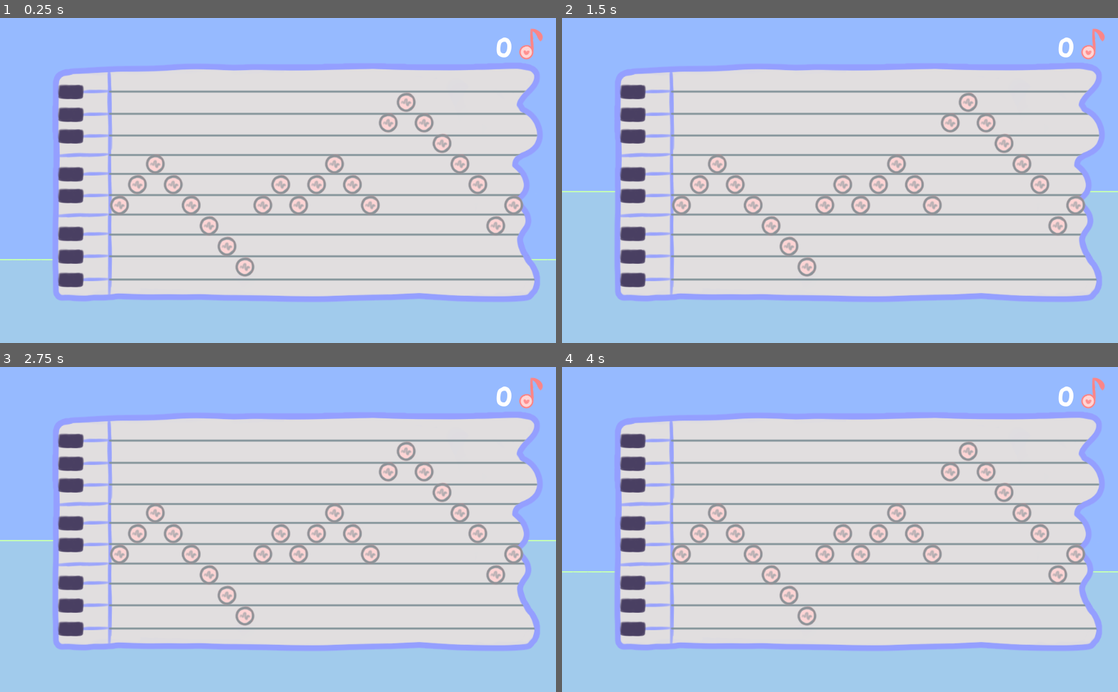
Above: before the commit, frames 1-4 (two rows, left to right).
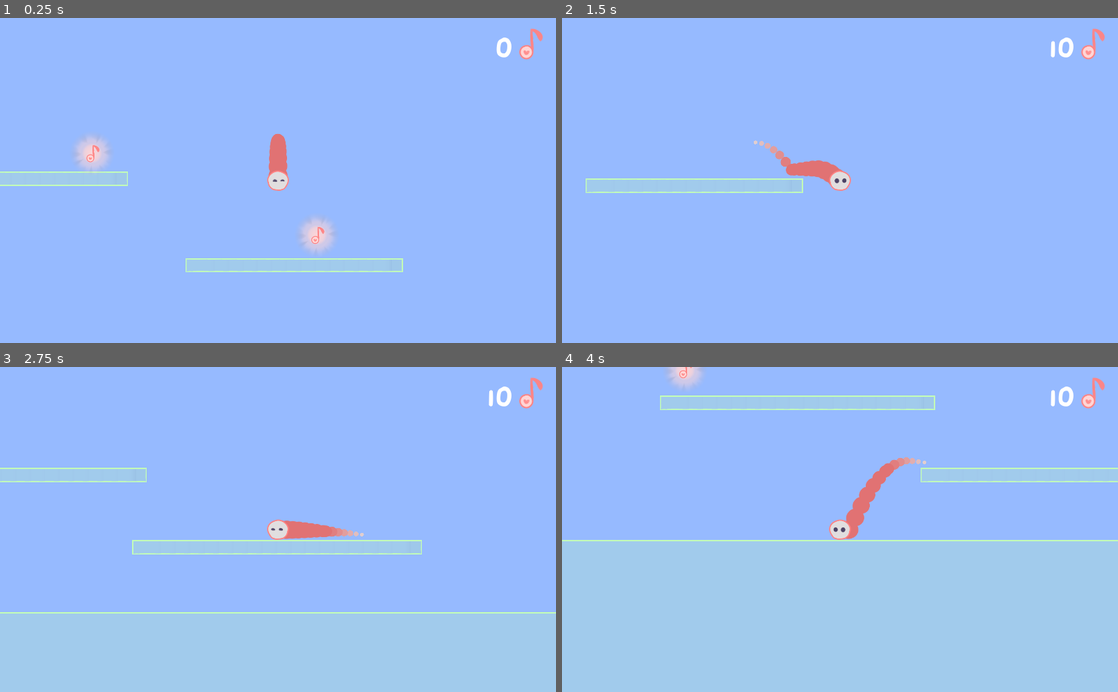
Above: after the commit, the same moments.

Repository: bucketfish/second-interval
Game: Godot game, scene res://base.tscn
Two runs of this game, one before a commit and one after it. Both use one fixed random seed, a clock stepped at 60 frames per second and the inputs below.
Inputs:
- Up to frame 1 (0.25 s): no input
- Up to frame 2 (1.5 s): hold Right (right) from 0.53 s (still down); tap Up (jump) at 0.77 s
- Up to frame 3 (2.75 s): tap Up (jump) at 1.52 s; release Right (right) at 2.03 s; hold Left (left) from 2.03 s (still down)
- Up to frame 4 (4 s): keep holding Left (left); tap Up (jump) at 3.02, 3.77 s

The runs differ from the first frame. In frame 1, 61% of the frame differs, in the area x 0-100%, y 13-88%; in frame 2, 61%; in frame 3, 62%; in frame 4, 63%, in the area x 0-100%, y 0-88%.

Commit message:
opening at piano?

Diff:
--- a/base.gd
+++ b/base.gd
@@ -1,8 +1,9 @@
 extends Node2D
 
-var seconds = 0 setget update_counter
+var seconds = 9 setget update_counter
 onready var blanks = $scroll/blanks
 onready var counter_label = $ui/Control/amount
+onready var scroll = $scroll
 var state = "play"
 
 # Called when the node enters the scene tree for the first time.
@@ -15,6 +16,10 @@
 	counter_label.text = str(new)
 
 
-# Called every frame. 'delta' is the elapsed time since the previous frame.
-#func _process(delta):
-#	pass
+func open_scroll():
+	scroll.visible = true
+	state = "scroll"
+
+func finish_scroll():
+	scroll.visible = false
+	state = "play"
--- a/base.tscn
+++ b/base.tscn
@@ -908,6 +908,7 @@
 valign = 1
 
 [node name="scroll" type="CanvasLayer" parent="."]
+visible = false
 
 [node name="flypos" type="Position2D" parent="scroll"]
 position = Vector2( 969, 64 )
@@ -1079,7 +1080,7 @@
 [node name="player" type="KinematicBody2D" parent="." groups=["player"]]
 light_mask = 2
 material = SubResource( 60 )
-position = Vector2( -10675, 821 )
+position = Vector2( -6996, 87 )
 script = ExtResource( 15 )
 
 [node name="raycasts" type="Node2D" parent="player"]
@@ -1105,7 +1106,7 @@
 material = SubResource( 61 )
 scale = Vector2( 0.75, 0.75 )
 frames = SubResource( 51 )
-frame = 5
+frame = 1
 playing = true
 
 [node name="CollisionShape2D" type="CollisionShape2D" parent="player"]
--- a/scroll/blanks.gd
+++ b/scroll/blanks.gd
@@ -7,6 +7,7 @@
 var toput = preload("res://scroll/toput.tscn")
 var fly = preload("res://scroll/fly.tscn")
 onready var flypos = $"../flypos"
+onready var base = get_node("/root/base")
 
 # Called when the node enters the scene tree for the first time.
 func _ready():
@@ -22,10 +23,21 @@
 	get_node("note0").can_put = true
 
 func _on_toput_put_note(note_num):
+	var noterange = get_range(notevals[note_num-1], notevals[note_num])
+
+	if base.seconds < noterange.size():
+		base.finish_scroll()
+		return
+
+	if note_num < 22:
+		get_node("note" + str(note_num + 1)).can_put = true
+
+
 	if note_num != 0:
 		# ok get the range of nums between the values.... hm
 		var flies = []
-		for num in get_range(notevals[note_num-1], notevals[note_num]):
+
+		for num in noterange:
 			var cur = fly.instance()
 			add_child(cur)
 			cur.global_position = flypos.global_position
@@ -33,6 +45,7 @@
 
 			var tween = get_tree().create_tween()
 			tween.tween_property(cur, "global_position", get_node("../pos/" + str(num)).global_position, 0.2)
+			base.seconds -= 1
 			yield(tween, "finished")
 
 		for cur in flies:
@@ -51,8 +64,6 @@
 
 	get_node("note" + str(note_num)).put()
 
-	if note_num < 22:
-		get_node("note" + str(note_num + 1)).can_put = true
 
 
 func get_range(x, y): # 3 -4 -> [2 1 0 -1 -2 -3 -4]
--- a/world/piano.gd
+++ b/world/piano.gd
@@ -5,6 +5,8 @@
 # var a = 2
 # var b = "text"
 
+onready var base = get_node("/root/base")
+var taken = false
 
 # Called when the node enters the scene tree for the first time.
 func _ready():
@@ -14,3 +16,9 @@
 # Called every frame. 'delta' is the elapsed time since the previous frame.
 #func _process(delta):
 #	pass
+
+
+func _on_Area2D_body_entered(body):
+	if body.is_in_group("player") && taken == false:
+		base.open_scroll()
+		taken = true
--- a/world/piano.tscn
+++ b/world/piano.tscn
@@ -17,3 +17,5 @@
 [node name="Piano" type="Sprite" parent="."]
 scale = Vector2( 0.5, 0.5 )
 texture = ExtResource( 1 )
+
+[connection signal="body_entered" from="Area2D" to="." method="_on_Area2D_body_entered"]
